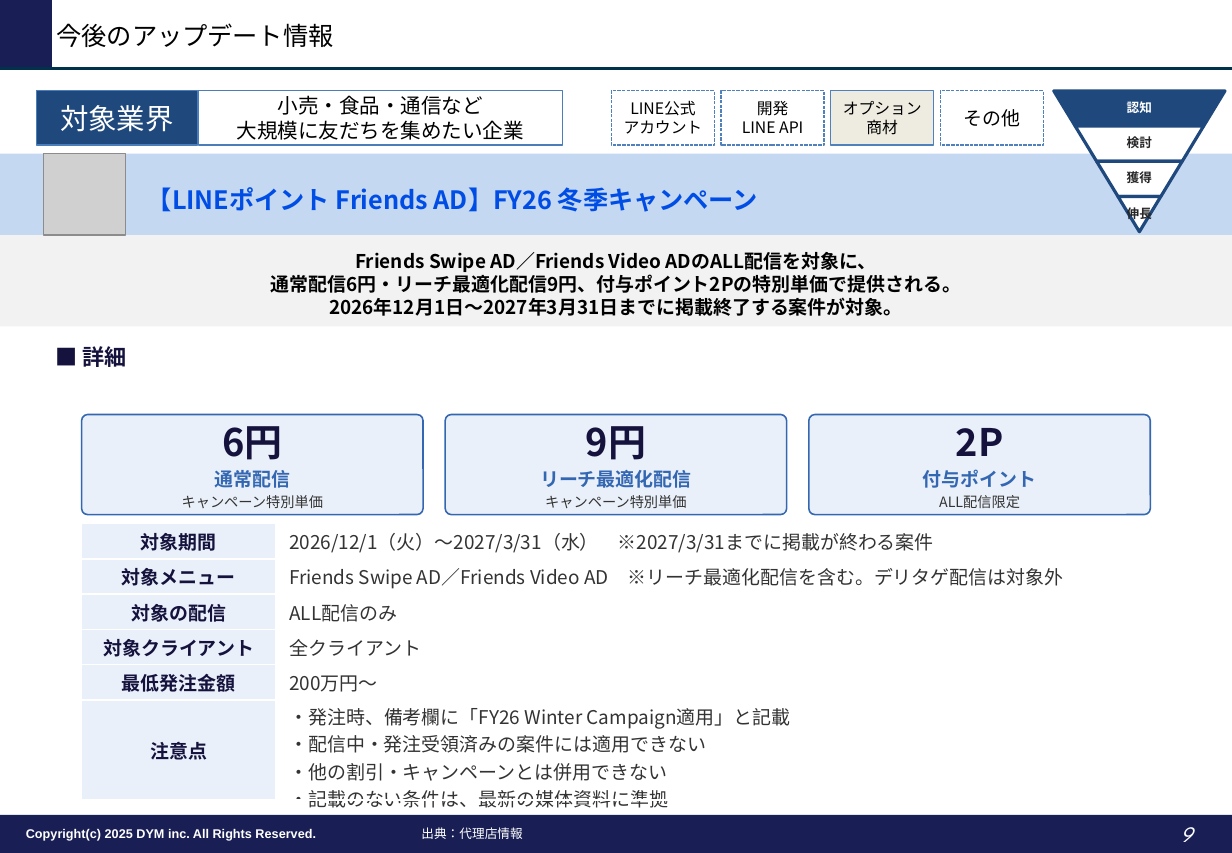
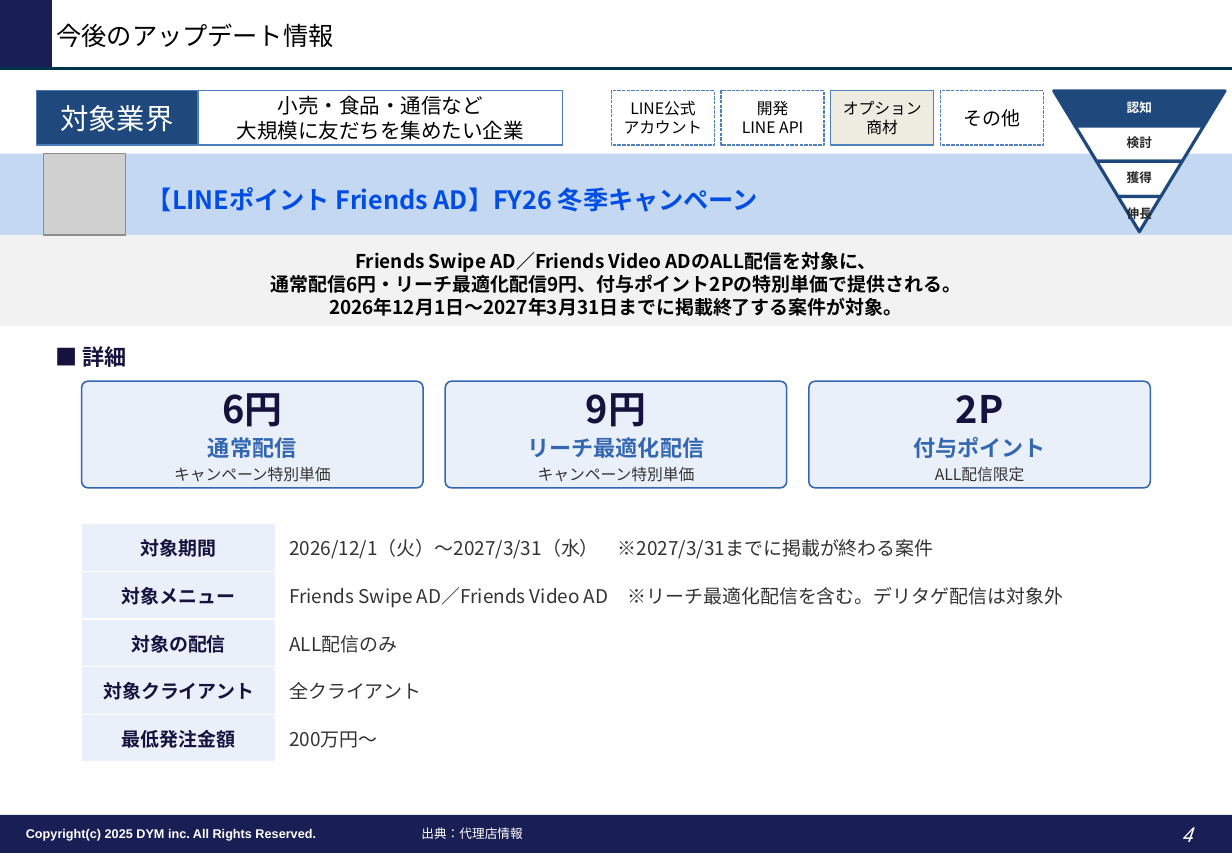
Before and after one commit to tonomura-r-dev/folder, a slide deck: slide 4 of LINEOA媒体最新情報_2026年10月トレンドレポート.pptx (slide 9 before the commit). Drawn at 1232x853 pixels with LibreOffice and Linux fonts; fonts in the diff are those of the drawing; grey boxes stand for pictures; background and template pictures are left out. Boxes give left, top, right and bottom in pixels: in the first picture for what was removed or moved away, otherwise in the second. Text is boxed around its words. In the diff, an @@ line names an element or a change of style, - is before the commit and + after.

```diff
--- a/LINEOA媒体最新情報_2026年10月トレンドレポート.pptx
+++ b/LINEOA媒体最新情報_2026年10月トレンドレポート.pptx
@@ rounded rectangle "6円": place and size @@
-rounded rectangle "6円" at box(82, 414, 423, 514)
+rounded rectangle "6円" at box(82, 381, 423, 488)
@@ rounded rectangle "9円": place and size @@
-rounded rectangle "9円" at box(446, 414, 787, 514)
+rounded rectangle "9円" at box(446, 381, 787, 488)
@@ rounded rectangle "2P": place and size @@
-rounded rectangle "2P" at box(809, 414, 1150, 514)
+rounded rectangle "2P" at box(809, 381, 1150, 488)
@@ text in rounded rectangle at box(174, 437, 331, 482): size 12 to 14 pt in "通常配信"; size 9 to 10 pt in "キャンペーン特別単価" @@
@@ text in rounded rectangle at box(527, 437, 704, 482): size 12 to 14 pt in "リーチ最適化配信"; size 9 to 10 pt in "キャンペーン特別単価" @@
@@ text in rounded rectangle at box(913, 437, 1046, 482): size 12 to 14 pt in "付与ポイント"; size 9 to 10 pt in "ALL配信限定" @@
@@ table at box(82, 523, 1151, 762) @@
-row 6: 注意点 | ・発注時、備考欄に「FY26 Winter Campaign適用」と記載 / ・配信中・発注受領済みの案件には適用できない / ・他の割引・キャンペーンとは併用できない / ・記載のない条件は、最新の媒体資料に準拠
@@ page number at box(1182, 828, 1193, 842): text changed @@
-9
+4
```
Also in this commit, not shown: 1 other slide changed, 6 slides removed, 2 other files.
